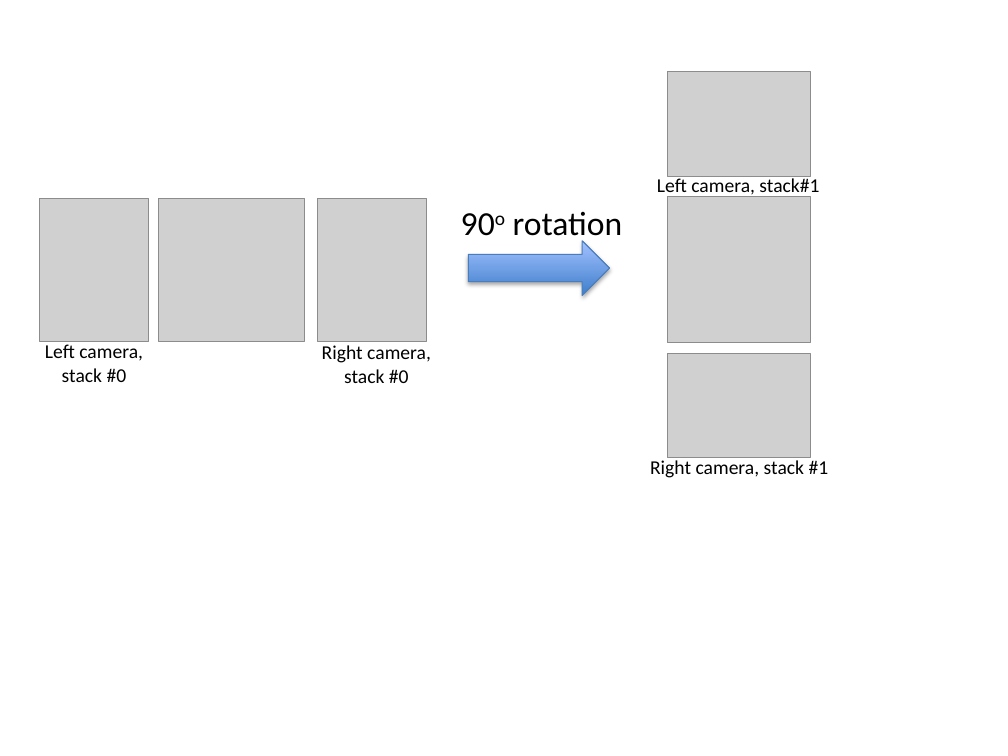
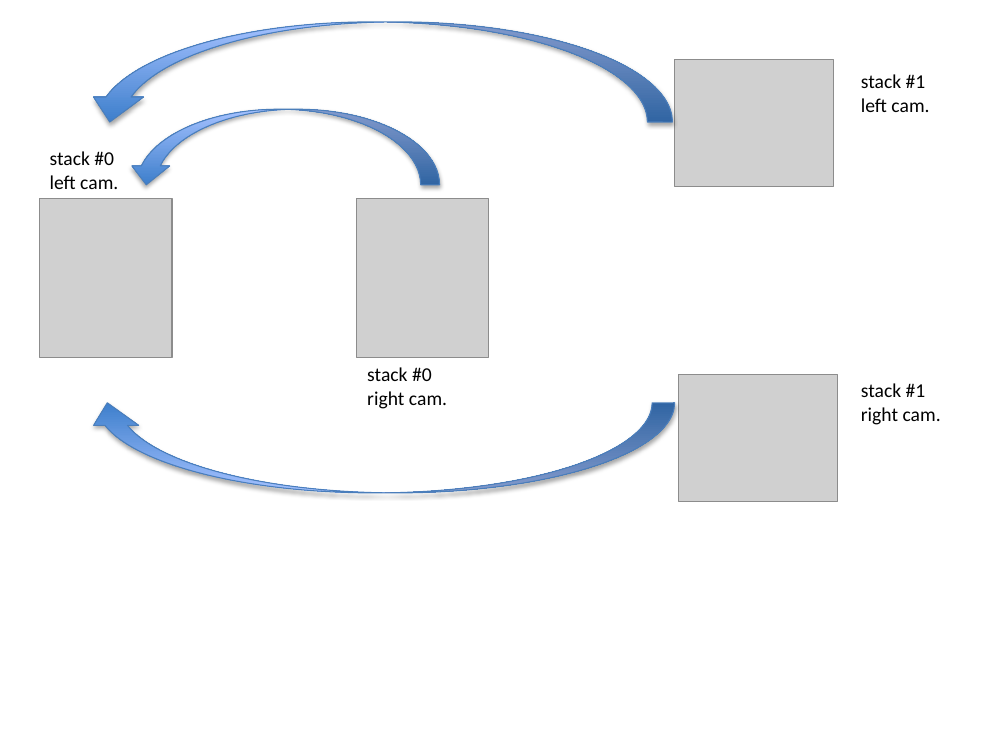
Before and after one commit to gcerutti/astec, a slide deck: slide 3 of documentation/figures/figures-fusion.pptx (slide 1 before the commit). Drawn at 1008x756 pixels with LibreOffice and Linux fonts; fonts in the diff are those of the drawing; grey boxes stand for pictures. Boxes give left, top, right and bottom in pixels: in the first picture for what was removed or moved away, otherwise in the second. Text is boxed around its words. In the diff, an @@ line names an element or a change of style, - is before the commit and + after.

Commit message:
fusion step: add 'acquisition_leftcamera_stacking_direction' variable; update documentation

```diff
--- a/documentation/figures/figures-fusion.pptx
+++ b/documentation/figures/figures-fusion.pptx
@@ curved down arrow added at <box>85,22,672,122</box>, fill gradient #3F80CE to #A4C4FF, outline #4B7EBC 0.75 pt @@
@@ picture: place and size @@
-picture at <box>667,72,810,176</box>
+picture at <box>674,59,833,186</box>
@@ text added at <box>861,74,929,112</box>, 14 pt, text #000000 @@
+stack #1
+left cam.
@@ curved down arrow added at <box>127,109,439,184</box>, fill gradient #3F80CE to #A4C4FF, outline #4B7EBC 0.75 pt @@
@@ text added at <box>50,151,118,189</box>, 14 pt, text #000000 @@
+stack #0
+left cam.
@@ text removed at <box>657,176,819,198</box> @@
-Left camera, stack#1
@@ picture: place and size @@
-picture at <box>39,199,148,342</box>
+picture at <box>39,199,171,357</box>
@@ picture removed at <box>158,199,304,342</box> @@
@@ picture removed at <box>318,199,426,342</box> @@
@@ picture added at <box>356,199,488,357</box> @@
@@ picture removed at <box>667,197,810,343</box> @@
@@ text removed at <box>513,212,623,243</box> @@
-90o rotation
@@ right arrow removed at <box>469,241,610,295</box> @@
@@ text removed at <box>45,344,143,382</box> @@
-Left camera, stack #0
@@ picture removed at <box>667,353,810,458</box> @@
@@ text at <box>367,367,447,409</box>: text changed @@
-Right camera, stack #0
+stack #0
+right cam.
@@ picture added at <box>679,375,838,502</box> @@
@@ text added at <box>861,383,941,425</box>, 14 pt, text #000000 @@
+stack #1
+right cam.
@@ curved down arrow added at <box>85,403,674,493</box>, fill gradient #3F80CE to #A4C4FF, outline #4B7EBC 0.75 pt @@
@@ text removed at <box>650,460,829,478</box> @@
-Right camera, stack #1
```
Also in this commit, not shown: 9 slides added, 6 slides removed, 20 other files.
